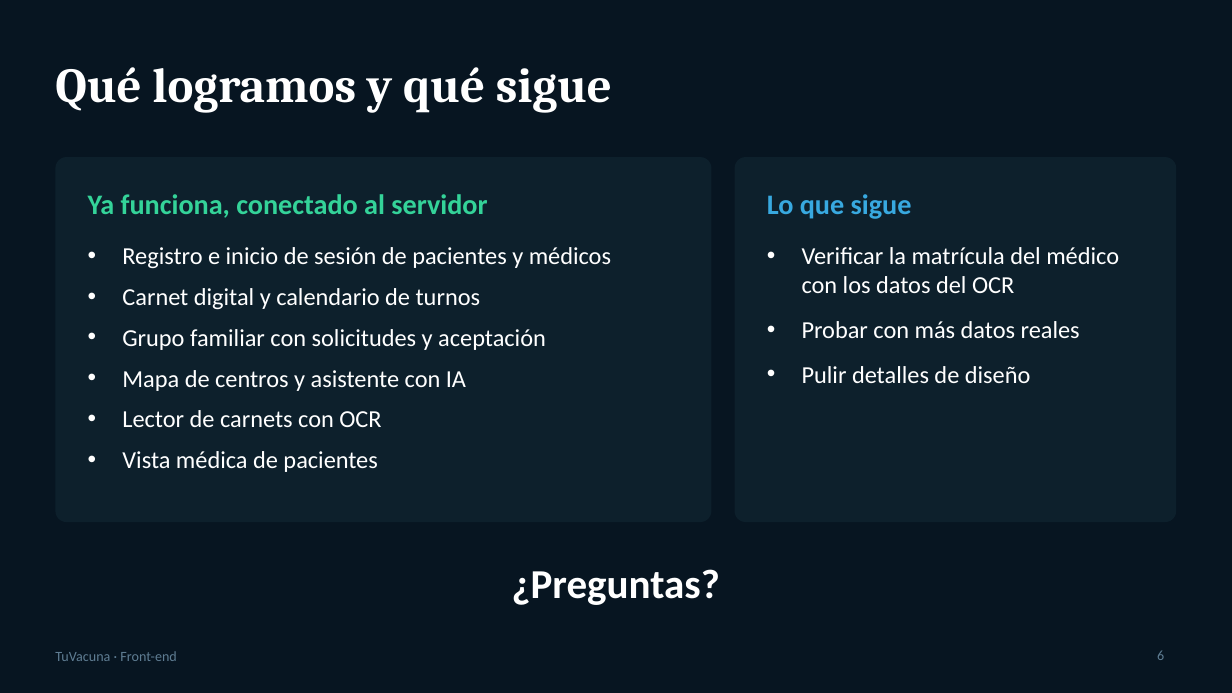
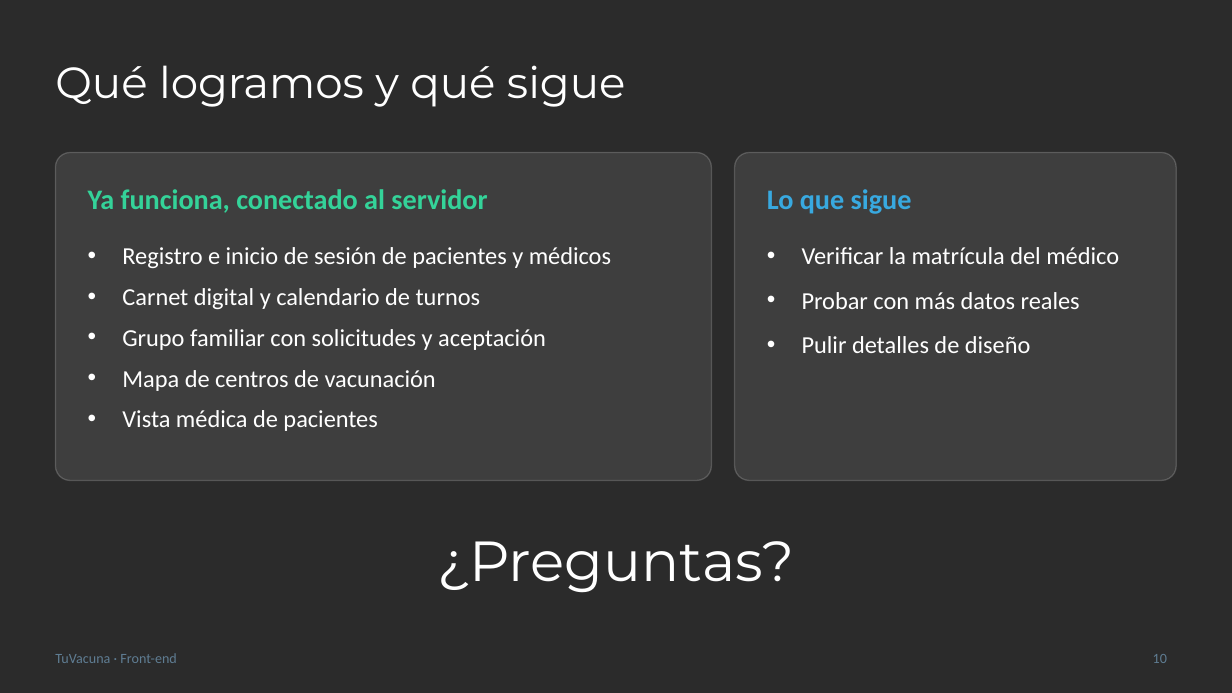
Before and after one commit to lunaezer/tuvacuna, a slide deck: slide 10 of tu vacuna/Presentacion-TuVacuna-Front.pptx (slide 6 before the commit). Drawn at 1232x693 pixels with LibreOffice and Linux fonts; fonts in the diff are those of the drawing; background and template pictures are left out; a plain dark background stands for a picture behind light text. Boxes give left, top, right and bottom in pixels: in the first picture for what was removed or moved away, otherwise in the second. Text is boxed around its words. In the diff, an @@ line names an element or a change of style, - is before the commit and + after.

Commit message:
presentacion

```diff
--- a/tu vacuna/Presentacion-TuVacuna-Front.pptx
+++ b/tu vacuna/Presentacion-TuVacuna-Front.pptx
@@ background #FFFFFF to picture (left out) @@
@@ rectangle removed at (x1=0, y1=0, x2=1232, y2=693) @@
@@ title "Qué logramos y qué sigue" at (x1=55, y1=65, x2=626, y2=107): size 38 to 34 pt, font Cambria to Montserrat, bold off @@
@@ rounded rectangle resized from (x1=55, y1=157, x2=712, y2=522) to (x1=55, y1=152, x2=712, y2=481) @@
@@ rounded rectangle at (x1=55, y1=152, x2=712, y2=481): fill #0D202C to #FFFFFF at 9% opacity; outline none to #FFFFFF 1 pt; proportions changed @@
@@ text "Ya funciona, conectado al servidor" moved from (x1=88, y1=194, x2=487, y2=218) to (x1=88, y1=189, x2=487, y2=213) @@
@@ rounded rectangle at (x1=735, y1=152, x2=1177, y2=481): fill #0D202C to #FFFFFF at 9% opacity; outline none to #FFFFFF 1 pt; proportions changed @@
@@ rounded rectangle resized from (x1=735, y1=157, x2=1177, y2=522) to (x1=735, y1=152, x2=1177, y2=481) @@
@@ text "Lo que sigue" moved from (x1=767, y1=194, x2=912, y2=219) to (x1=767, y1=189, x2=912, y2=214) @@
@@ text at (x1=802, y1=247, x2=1119, y2=264): text changed @@
-• Verificar la matrícula del médico con los datos del OCR
+• Verificar la matrícula del médico
@@ text at (x1=122, y1=370, x2=436, y2=391): text changed @@
-• Mapa de centros y asistente con IA
-• Lector de carnets con OCR
+• Mapa de centros de vacunación
@@ text "¿Preguntas?" moved from (x1=512, y1=569, x2=720, y2=605) to (x1=437, y1=541, x2=794, y2=593) @@
@@ text "¿Preguntas?" at (x1=437, y1=541, x2=794, y2=593): size 32 to 44 pt, font Calibri to Montserrat, bold off @@
@@ page number added at (x1=1153, y1=654, x2=1167, y2=663), 11 pt, text #5F7D93 @@
+10
@@ page number removed at (x1=1157, y1=650, x2=1164, y2=660) @@
-6
```
Also in this commit, not shown: 4 other slides changed, 5 slides added, 1 slide removed, 1 other file.
